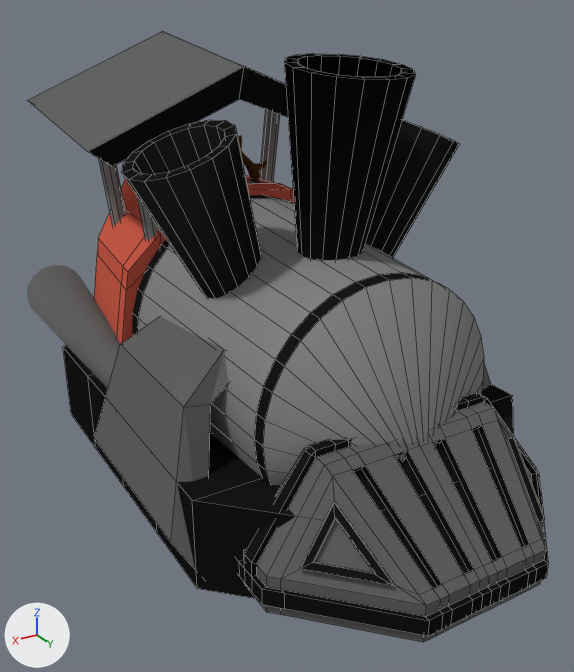
Two versions of the Blender file Assets/Models/SteamEngine.blend, one commit apart.
Rendered twice from a camera (50 mm lens) standing at (4.37, 7.62, 4.71) and looking at (0.17, 0.61, 1.21). Arrows for +X, +Y and +Z are at lower left; the lights stay in place. Mesh edges are drawn as thin lines on the coarser meshes.

The older version as bpy lines, for what is in view:
```python
me_cube_001 = bpy.data.meshes.new('Cube.001')
me_cube_001.from_pydata(...)  # 22 vertices, 16 faces; spans x -2.0..0.0, y 0.0..3.0, z -0.5..0.5
me_cube_001.materials.append(mat_blackiron)  # black #181818
me_cube_004 = bpy.data.meshes.new('Cube.004')
me_cube_004.from_pydata(...)  # 12 vertices, 9 faces; spans x -2.16..-1.1, y -0.8..2.05, z -0.41..1.55
me_cube_004.materials.append(mat_darkmetal)  # dark grey #636363
me_cylinder_002 = bpy.data.meshes.new('Cylinder.002')
me_cylinder_002.from_pydata(...)  # 144 vertices, 129 faces; spans x -2.15..-1.32, y -3.04..0.42, z 0.44..1.27
me_cylinder_002.polygons.foreach_set('use_smooth', [True] * 129)
# faces by material slot: [80, 49]
me_cylinder_002.materials.append(mat_darkmetal)  # dark grey #636363
me_cylinder_002.materials.append(mat_blackiron)  # black #181818
ob_base = bpy.data.objects.new('Base', me_cube_001)
ob_base.location = (0.0, 0.0, 0.0)
_m = ob_base.modifiers.new('Mirror', 'MIRROR')
_m.use_axis = (True, True, False)
ob_boostpipes = bpy.data.objects.new('BoostPipes', me_cylinder_002)
ob_boostpipes.location = (0.0, 0.0, 0.0)
_m = ob_boostpipes.modifiers.new('Mirror', 'MIRROR')
ob_side_armor = bpy.data.objects.new('Side Armor', me_cube_004)
ob_side_armor.location = (0.0, 0.0, 0.0)
_m = ob_side_armor.modifiers.new('Mirror', 'MIRROR')
# also in view: 'AdditionalPipes' at (0.0, 0.66, 2.55); 'Cabin' at (0.0, -1.73, 2.36); 'Engine' at (0.0, 0.99, 1.46); 'Pipe' at (-0.02, 1.4, 3.14); 'PloughDetailed' at (0.0, 3.02, 0.31)
```
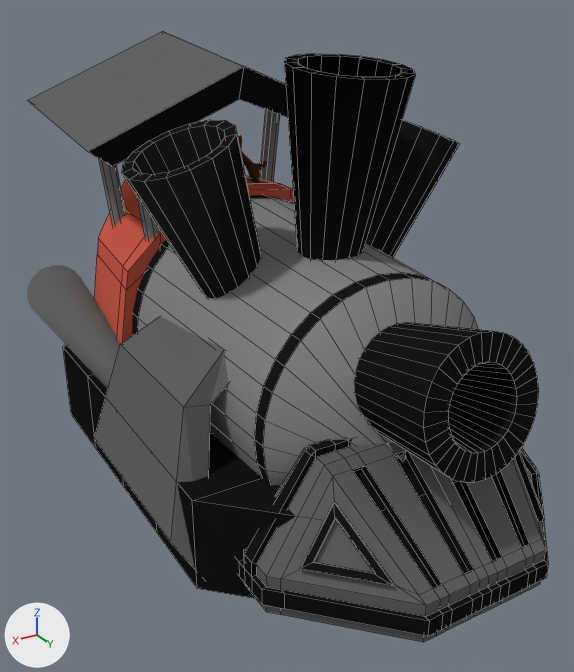
Location of each change, [x1, y1, x2, y2] in pixels of the pictures (574 x 672 px):
'Cannon', added (black): after [354, 322, 539, 482]

Edits to the bpy script that builds the scene:
```text
Add me_cylinder_003:
    me_cylinder_003.from_pydata(...)  # 128 vertices, 97 faces; spans x -0.64..0.64, y -0.36..1.22, z -0.55..0.84
    me_cylinder_003.materials.append(mat_blackiron)  # black #181818
Add ob_cannon:
    ob_cannon = bpy.data.objects.new('Cannon', me_cylinder_003)
    ob_cannon.location = (0.0, 2.37, 1.37)
```
